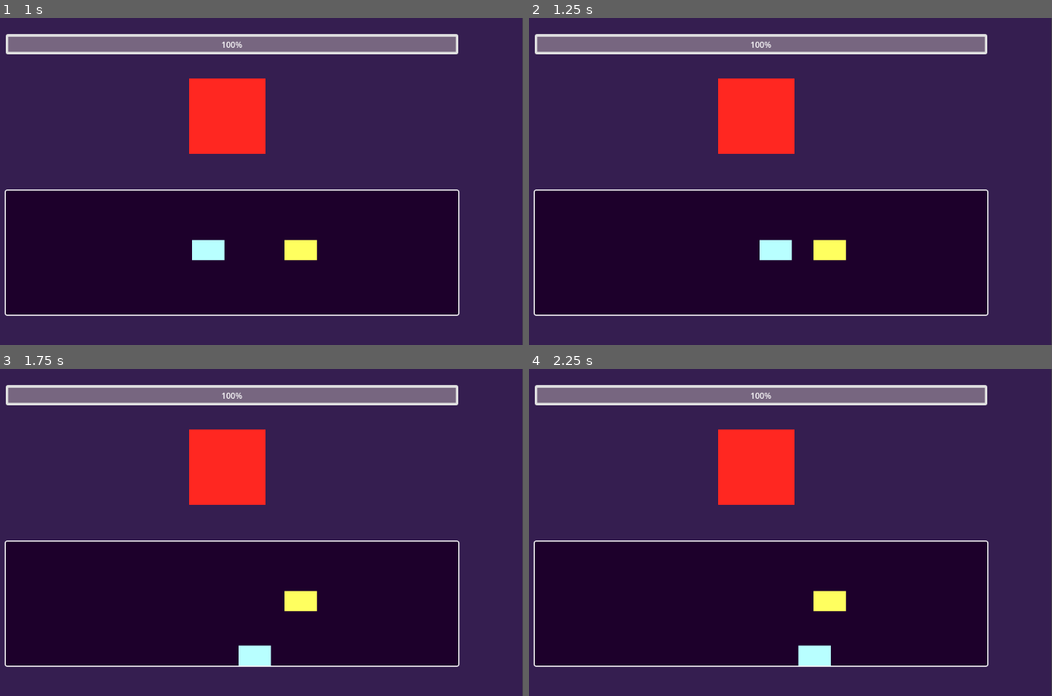
Above: before the commit, frames 1-4 (two rows, left to right).
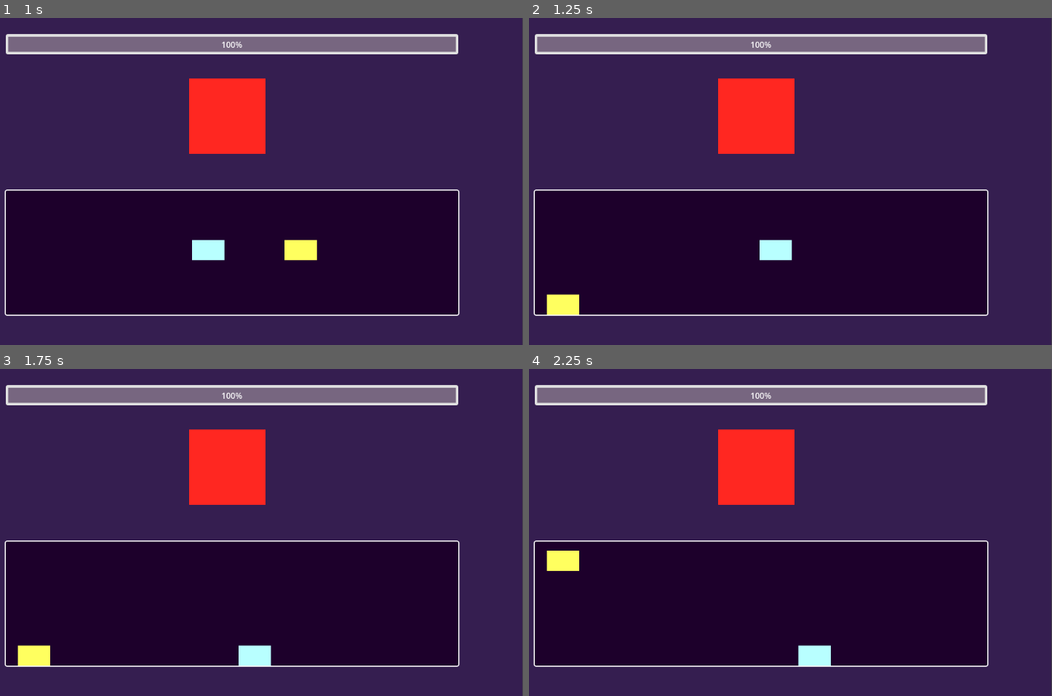
Above: after the commit, the same moments.

Repository: GuilhermeJuventino/Masking-Simulator-Prototype
Game: Godot game, scene res://Scenes/Game.tscn
Same seed, same stepped clock (60 frames per second), same inputs: the game is played once before the commit and once after it.
Inputs:
- Up to frame 1 (1 s): tap Enter at 0.5 s; hold Right (MoveRight) from 0.53 s (still down)
- Up to frame 2 (1.25 s): keep holding Right (MoveRight)
- Up to frame 3 (1.75 s): release Right (MoveRight) at 1.28 s; hold Down (MoveDown) from 1.28 s (still down)
- Up to frame 4 (2.25 s): tap Space at 2 s; release Down (MoveDown) at 2.03 s; hold Right (MoveRight) from 2.03 s (still down)

Frame 1 is identical in both runs. In frame 2, 0.8% of the frame differs, in the area x 3-61%, y 67-91%; in frame 3, 0.8%; in frame 4, 0.8%.

Commit message:
Buggy teleporting function

Diff:
--- a/Scenes/Enemy/Enemy.tscn
+++ b/Scenes/Enemy/Enemy.tscn
@@ -30,9 +30,13 @@
 collision_layer = 2
 
 [node name="CollisionShape2D" type="CollisionShape2D" parent="CharacterBody2D/Area2D"]
-position = Vector2(32.5, 20)
+position = Vector2(32, 20)
 shape = SubResource("RectangleShape2D_2woxm")
 debug_color = Color(0.721569, 0.360784, 0.796078, 0.419608)
 
+[node name="TeleportCooldown" type="Timer" parent="CharacterBody2D"]
+one_shot = true
+autostart = true
+
 [connection signal="area_entered" from="CharacterBody2D/Area2D" to="CharacterBody2D" method="_on_area_2d_area_entered"]
 [connection signal="area_exited" from="CharacterBody2D/Area2D" to="CharacterBody2D" method="_on_area_2d_area_exited"]
--- /dev/null
+++ b/Scenes/Enemy/TeleportPoint.tscn
@@ -0,0 +1,11 @@
+[gd_scene load_steps=2 format=3 uid="uid://8dyrfbs5c724"]
+
+[sub_resource type="RectangleShape2D" id="RectangleShape2D_fobe3"]
+
+[node name="TeleportPoint" type="Node2D"]
+
+[node name="Area2D" type="Area2D" parent="."]
+
+[node name="CollisionShape2D" type="CollisionShape2D" parent="Area2D"]
+shape = SubResource("RectangleShape2D_fobe3")
+debug_color = Color(0.825081, 0.389334, 0.228854, 0.42)
--- a/Scenes/Game.tscn
+++ b/Scenes/Game.tscn
@@ -1,7 +1,9 @@
-[gd_scene load_steps=9 format=3 uid="uid://dki8vp44q76mj"]
+[gd_scene load_steps=11 format=3 uid="uid://dki8vp44q76mj"]
 
 [ext_resource type="PackedScene" uid="uid://dxfhlixfvrjsl" path="res://Scenes/Player/Player.tscn" id="1_7higc"]
+[ext_resource type="Script" path="res://Scripts/Enemy/Teleporters.gd" id="1_vn5o0"]
 [ext_resource type="PackedScene" uid="uid://fowg82uogum6" path="res://Scenes/Enemy/Enemy.tscn" id="2_bq2nf"]
+[ext_resource type="PackedScene" uid="uid://8dyrfbs5c724" path="res://Scenes/Enemy/TeleportPoint.tscn" id="2_msg1b"]
 
 [sub_resource type="StyleBoxFlat" id="StyleBoxFlat_nc4bs"]
 bg_color = Color(0.113725, 0, 0.168627, 1)
@@ -121,11 +123,29 @@
 position = Vector2(892.5, 128.5)
 shape = SubResource("RectangleShape2D_8gja6")
 
-[node name="Enemy" parent="." node_paths=PackedStringArray("player", "health_bar") instance=ExtResource("2_bq2nf")]
+[node name="Teleporters" type="Node2D" parent="." node_paths=PackedStringArray("teleport_points")]
+position = Vector2(128, 336)
+script = ExtResource("1_vn5o0")
+teleport_points = [NodePath("TeleportPoint"), NodePath("TeleportPoint2"), NodePath("TeleportPoint3"), NodePath("TeleportPoint4")]
+
+[node name="TeleportPoint" parent="Teleporters" instance=ExtResource("2_msg1b")]
+position = Vector2(24, 24)
+
+[node name="TeleportPoint2" parent="Teleporters" instance=ExtResource("2_msg1b")]
+position = Vector2(872, 24)
+
+[node name="TeleportPoint3" parent="Teleporters" instance=ExtResource("2_msg1b")]
+position = Vector2(24, 232)
+
+[node name="TeleportPoint4" parent="Teleporters" instance=ExtResource("2_msg1b")]
+position = Vector2(872, 232)
+
+[node name="Enemy" parent="." node_paths=PackedStringArray("player", "health_bar", "teleporters") instance=ExtResource("2_bq2nf")]
 position = Vector2(680, 440)
 health = 1000
 player = NodePath("../Player")
 health_bar = NodePath("../UI/ProgressBar")
+teleporters = NodePath("../Teleporters")
 
 [node name="Player" parent="." instance=ExtResource("1_7higc")]
 position = Vector2(360, 440)
--- a/Scripts/Enemy/Enemy.gd
+++ b/Scripts/Enemy/Enemy.gd
@@ -1,18 +1,51 @@
 extends CharacterBody2D
 
 const SPEED = 300.0
+
+@onready var values := get_parent().get_node("../Enemy")
+@onready var teleport_cooldown = $TeleportCooldown
+@onready var teleport_points = values.teleporters.get_children()
+
 var player_in: bool = false
+var is_teleporting: bool = false
+var is_invincible: bool = false
 
 func CheckCollision():
 	# Detect if player has entered enemy's area 2d
 	# print debug variable if collision was detected
 	# Get access to player node information and healthbar information somehow
 	# do stuff
-	if player_in == true:
+	if player_in:
 		print("ouch....")
 
+func Teleport():
+	# Create an array or list of positions in the arena to teleport
+	# Make enemy imune to damage while teleporting
+	# Hide enemy while teleporting
+	# Move or "teleport" enemy to new position (determined by RNG probably)
+	# Make enemy visible again
+	# Make enemy vulnerable again
+	if teleport_cooldown.time_left == 0:
+		var teleport_index = randi_range(0, 3)
+
+		is_invincible = true
+		#visible = false
+		is_teleporting = true
+		global_position = teleport_points[teleport_index].global_position
+
+		is_teleporting = false
+		#visible = true
+		is_invincible = false
+
+		teleport_cooldown.start()
+
+func _ready():
+	pass
+
 func _physics_process(_delta):
+	Teleport()
 	CheckCollision()
+	#print(str(position))
 
 	move_and_slide()
 
--- a/Scripts/Enemy/EnemyValues.gd
+++ b/Scripts/Enemy/EnemyValues.gd
@@ -1,20 +1,25 @@
 extends Node2D
 
 @export_group("Required values")
-@export var max_health = 1000
-@export var health = max_health
+@export var max_health: int = 1000
+@export var health: int = max_health
 
 @export_group("Required nodes")
 @export var player: Node2D
 @export var health_bar: ProgressBar
+@export var teleporters: Node2D
 
-#@onready var player_body = $player.CharacterBody2D
+@onready var player_body = player.get_node("CharacterBody2D")
 
 
 # Called when the node enters the scene tree for the first time.
 func _ready():
-	#print(player_body)
-	pass
+	if player:
+		print(str(player_body))
+
+	if health_bar:
+		print(str(health_bar.value))
+
 
 
 # Called every frame. 'delta' is the elapsed time since the previous frame.
--- /dev/null
+++ b/Scripts/Enemy/Teleporters.gd
@@ -0,0 +1,16 @@
+extends Node2D
+
+@export_group("Required nodes")
+@export var teleport_points: Array[Node2D]
+
+
+# Called when the node enters the scene tree for the first time.
+func _ready():
+	#for point in teleport_points:
+		#print(str(point.transform))
+	pass
+
+
+# Called every frame. 'delta' is the elapsed time since the previous frame.
+func _process(_delta):
+	pass
--- a/Scripts/Player/Player.gd
+++ b/Scripts/Player/Player.gd
@@ -28,5 +28,7 @@
 
 	velocity.x += velocity.x * delta
 	velocity.y += velocity.y * delta
+	print(str(position.x))
+	print(str(position.y))
 
 	move_and_slide()
